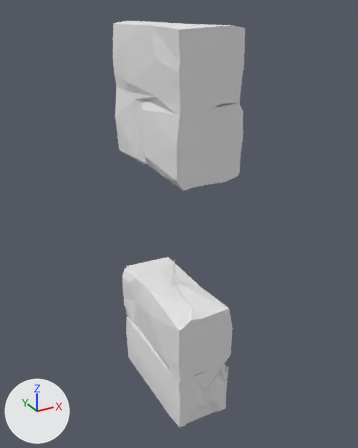
The glTF model art/kit/walls/wall.stone.window/wall.stone.window.glb: old version first, new version second.
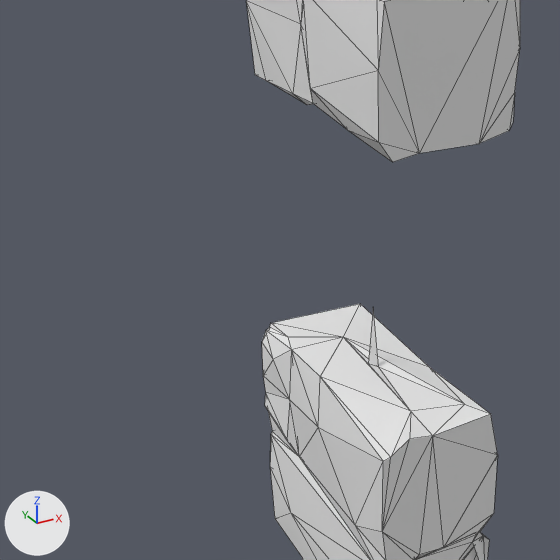
Each version appears first whole from a camera (50 mm lens) standing at (-1.657, -3.101, 3.096) and looking at (0.047, -0.002, 1.547), and next in a close-up on the part from 0% to 73% of the width and 26% to 84% of the height. Every picture has the same lights, and +X, +Y and +Z are marked at lower left. The last two pictures show the newer version. The close-ups show mesh edges as thin lines.

Before the edit, the objects in view are built like this:
```python
me_window = bpy.data.meshes.new('window')
me_window.from_pydata(...)  # 178 vertices, 382 faces; spans x -0.25..0.25, y -0.5..0.5, z 0.0..3.0
me_window.materials.append(mat_palette)  # white #e7e7e7
ob_window = bpy.data.objects.new('window', me_window)
ob_window.location = (0.0, 0.0, 0.0)
```
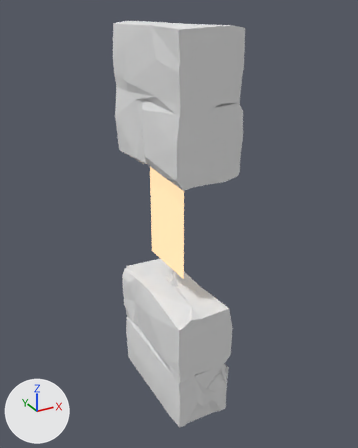
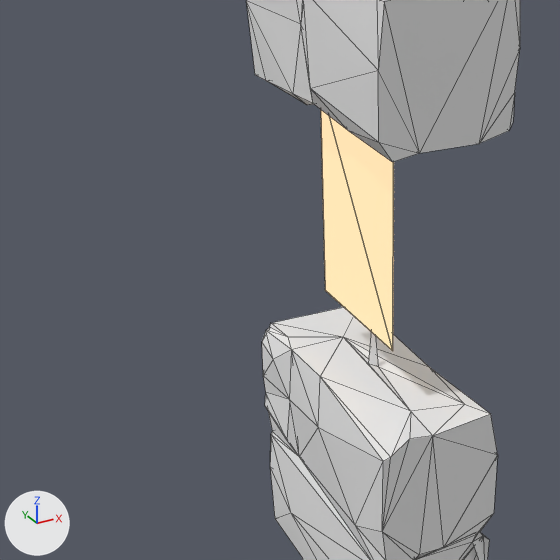
Location of each change, [x1, y1, x2, y2] in pixels of the close-ups (560 x 560 px):
```json
{"object": "glow", "change": "added", "after": [321, 110, 394, 351]}
```

Scene script edits in JSON lines:
```json
{"op": "add", "block": "mat_glow", "code": ["mat_glow = principled_material('glow')", "mat_glow.base_color = (0.2, 0.12, 0.06)  # brown #7c6145", "mat_glow.emission_color = (1.0, 0.72, 0.42)  # beige #ffddad", "mat_glow.emission_strength = 1.0"]}
{"op": "add", "block": "me_glow_001", "code": ["me_glow_001 = bpy.data.meshes.new('glow.001')", "me_glow_001.from_pydata([(-0.06, -0.27, 1.22), (-0.06, 0.27, 1.22), (-0.06, 0.27, 2.06), (-0.06, -0.27, 2.06), (-0.062, -0.27, 1.22), (-0.062, 0.27, 1.22), (-0.062, 0.27, 2.06), (-0.062, -0.27, 2.06)], [], [(0, 1, 2), (0, 2, 3), (4, 7, 6), (4, 6, 5)])", "me_glow_001.materials.append(mat_glow)  # brown #7c6145, glowing beige #ffddad"]}
{"op": "add", "block": "ob_glow", "code": ["ob_glow = bpy.data.objects.new('glow', me_glow_001)", "ob_glow.location = (0.0, 0.0, 0.0)"]}
```
